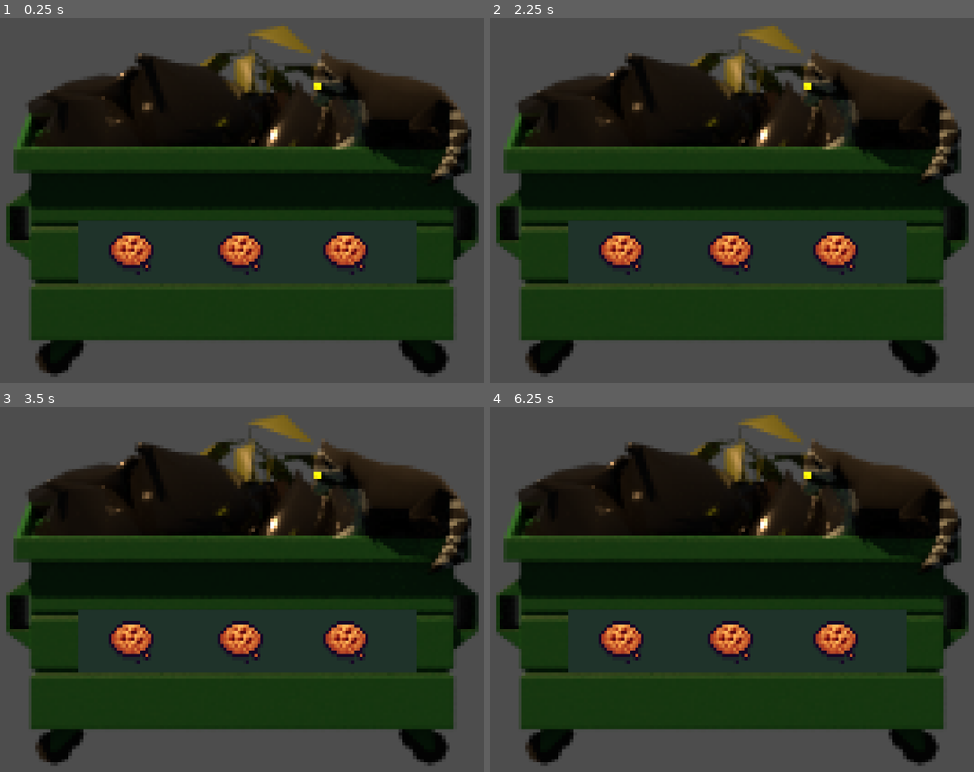
Above: before the commit, frames 1-4 (two rows, left to right).
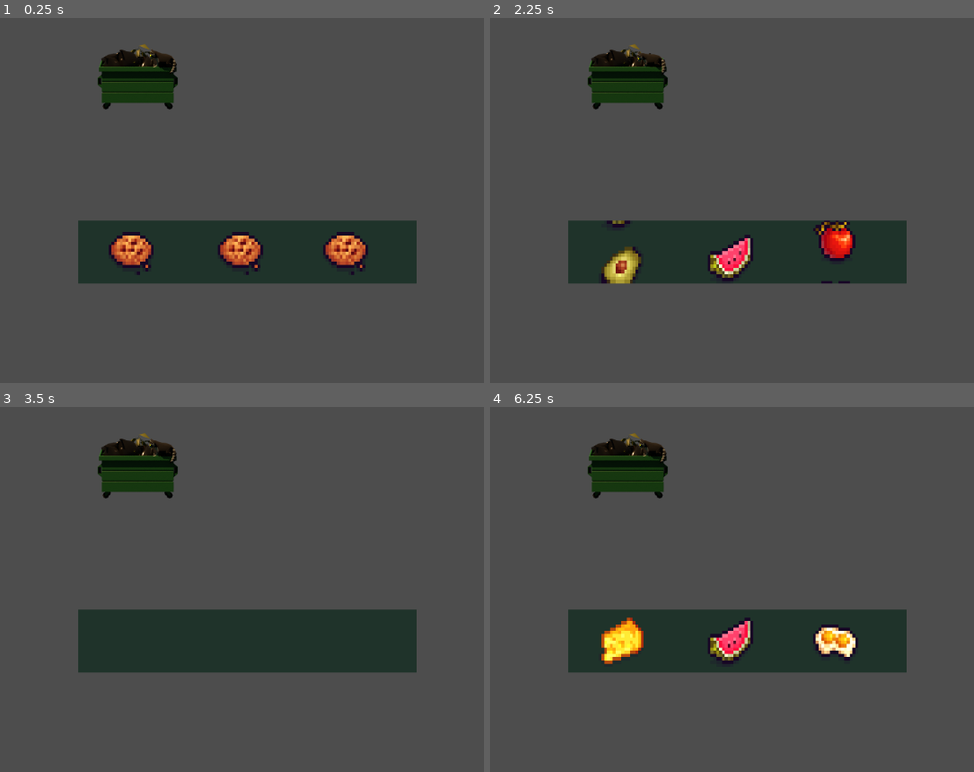
Above: after the commit, the same moments.

Repository: pudgypoultry/brackeysjam2025
Game: Godot game, scene res://Sandboxes/AustinsSandbox/test_scene.tscn
Same seed, same stepped clock (60 frames per second), same inputs: the game is played once before the commit and once after it.
Inputs:
- Up to frame 1 (0.25 s): no input
- Up to frame 2 (2.25 s): tap Enter (ui_accept) at 0.5, 0.6, 0.77, 1.07, 1.25, 1.52, 1.55, 1.82, 2 s; hold D (MoveRight) 0.53-1.28 s; hold S (MoveDown) 1.28-2.03 s; tap E (Interact) at 1.35 s; hold D (MoveRight) from 2.03 s (still down); hold Space (Spin Slot Machine) from 2.03 s (still down)
- Up to frame 3 (3.5 s): tap Enter (ui_accept) at 2.3, 2.75, 2.85, 3.02, 3.32 s; release D (MoveRight) at 2.78 s; release Space (Spin Slot Machine) at 2.78 s; hold W (MoveUp) from 2.78 s (still down)
- Up to frame 4 (6.25 s): tap Enter (ui_accept) at 3.5, 3.77, 3.8, 4.07, 4.25, 4.52, 4.55, 4.82, 5.1, 6.02, 6.05 s; release W (MoveUp) at 3.53 s; hold A (MoveLeft) 3.53-5.03 s; tap E (Interact) at 3.6, 5.85 s; tap Space (Spin Slot Machine) at 4.35 s; hold S (MoveDown) 5.03-5.78 s; hold D (MoveRight) from 5.78 s (still down)

The runs differ from the first frame. In frame 1, 57% of the frame differs, in the area x 1-99%, y 2-99%; in frame 2, 60%; in frame 3, 59%; in frame 4, 59%.
Error before the commit: Attempt to call function 'play_anim' in base 'null instance' on a null instance. (res://Scenes/SlotMachine/slot_machine_ctrl.gd:43)
Error after the commit: Invalid assignment of property or key 'text' with value of type 'String' on a base object of type 'null instance'. (res://Scenes/SlotMachine/slot_machine_ctrl.…

Commit message:
Added soundbites in austinsjam SOUNDS

Diff:
--- a/Sandboxes/AustinsSandbox/test_scene.tscn
+++ b/Sandboxes/AustinsSandbox/test_scene.tscn
@@ -2,16 +2,11 @@
 
 [ext_resource type="Script" uid="uid://r4jy5r7ac2d2" path="res://Scenes/SlotMachine/slot_machine_ctrl.gd" id="1_hdddn"]
 [ext_resource type="PackedScene" uid="uid://yilwpgirg4m0" path="res://Scenes/SlotMachine/slot_column.tscn" id="2_fo4gc"]
-[ext_resource type="Texture2D" uid="uid://cjrwtsj6x6knd" path="res://BlenderFiles/slotmachine_backdrop.png" id="2_hdddn"]
 [ext_resource type="Texture2D" uid="uid://d8vqm6f4cffu" path="res://Assets/slot_mask.png" id="3_e4nd7"]
+[ext_resource type="PackedScene" uid="uid://cqag4oi2fb80b" path="res://Scenes/SlotMachine/dumpster_sprite.tscn" id="5_n765e"]
 
 [node name="Slot_machine" type="Node2D"]
 script = ExtResource("1_hdddn")
-
-[node name="Sprite2D" type="Sprite2D" parent="."]
-position = Vector2(542, 296)
-scale = Vector2(5.88281, 5.35938)
-texture = ExtResource("2_hdddn")
 
 [node name="Slot_mask" type="Sprite2D" parent="."]
 self_modulate = Color(0.1234, 0.198644, 0.164185, 1)
@@ -31,3 +26,5 @@
 [node name="SlotColumn3" parent="Slot_mask" instance=ExtResource("2_fo4gc")]
 position = Vector2(229.572, -1.32272)
 scale = Vector2(7, 7)
+
+[node name="DumpsterSprite" parent="." instance=ExtResource("5_n765e")]
--- a/Scenes/SlotMachine/dumpster_sprite.tscn
+++ b/Scenes/SlotMachine/dumpster_sprite.tscn
@@ -44,6 +44,7 @@
 script = ExtResource("1_abi3o")
 
 [node name="Sprite2D" type="Sprite2D" parent="."]
+position = Vector2(386, 142)
 texture = ExtResource("1_rtdjo")
 hframes = 4
 vframes = 5
--- a/Scenes/test_scene.tscn
+++ /dev/null
@@ -1,284 +0,0 @@
-[gd_scene load_steps=4 format=3 uid="uid://bnnktfurtujvx"]
-
-[ext_resource type="Texture2D" uid="uid://co0lbw8ip1brg" path="res://Assets/Food.png" id="3_50ct6"]
-
-[sub_resource type="GDScript" id="GDScript_r5l72"]
-script/source = "extends Node2D
-class_name SlotMachineController
-
-@onready var reel1: SlotsLogic = $Slot1
-@onready var reel2: SlotsLogic = $Slot2
-@onready var reel3: SlotsLogic = $Slot3
-var reels: Array[SlotsLogic]
-
-@export var spin_time: float = 1.5
-@export var stop_gap: float = 0.3
-
-var _spinning: bool = false
-var _finished_count: int = 0
-var _results: Array[int] = []
-
-func _ready() -> void:
-	randomize()
-	reels = [reel1, reel2, reel3]
-	for i in reels.size():
-		reels[i].slot_id = i
-		reels[i].roll_finished.connect(_on_reel_finished)
-	_results.resize(reels.size())
-	if Engine.has_singleton(\"SignalBank\"):
-		SignalBank.rollFinished.connect(_on_reel_finished)
-
-func _unhandled_input(event: InputEvent) -> void:
-	if event.is_action_pressed(\"ui_accept\") and not _spinning:
-		start_spin()
-
-func start_spin() -> void:
-	_spinning = true
-	var delay: float = 0.0
-	for i in reels.size():
-		var duration: float = spin_time + delay
-		if Engine.has_singleton(\"SignalBank\"):
-			SignalBank.startRoll.emit(i, duration)
-		reels[i].start_roll()
-		delay += stop_gap
-	_finish_spin()
-
-func _finish_spin() -> void:
-	var delay: float = 0.0
-	for i in reels.size():
-		var r: SlotsLogic = reels[i]
-		var rows: int = max(1, r.get_row_count())
-		var target_row: int = randi_range(0, rows - 1)
-		_stop_one(r, target_row, delay)
-		delay += stop_gap
-
-func _stop_one(r: SlotsLogic, target_row: int, delay: float) -> void:
-	await get_tree().create_timer(spin_time + delay).timeout
-	var settle: float = 0.25 + delay * 0.2
-	r.stop_to_symbol(target_row, settle)
-
-func _on_reel_finished(slot_id: int, result: int) -> void:
-	_results[slot_id] = result
-	var name := reels[slot_id].get_row_label(result)
-	print(\"Slot \", slot_id + 1, \": index=\", result, \" -> \", name)
-	_finished_count += 1
-	if _finished_count == reels.size():
-		_finished_count = 0
-		_spinning = false
-		print(\"Spin result (idx): \", _results)
-		var names := []
-		for i in reels.size():
-			names.append(reels[i].get_row_label(_results[i]))
-		print(\"Spin result (names): \", names)
-"
-
-[sub_resource type="GDScript" id="GDScript_dxkig"]
-script/source = "extends Node2D
-class_name SlotsLogic
-signal roll_finished(slot_id: int, result: int)
-
-@export var speed: float = 900.0
-@export var settle_time: float = 0.25
-@export var sprite: Sprite2D
-@export var stop_anchor: Node2D
-@export var slot_id: int = 0
-@export var first_column: int = 0
-@export var row_labels: PackedStringArray = []
-
-var tween: Tween
-var rolling: bool = false
-var rows: int = 1
-var cols: int = 1
-var eff_cell: float = 0.0
-var loop_span: float = 0.0
-var anchor_global_y: float = 0.0
-var last_result: int = -1
-
-var strip_sprites: Array[Sprite2D] = []
-var strip_length: int = 6
-
-func _ready() -> void:
-	if sprite == null:
-		for c in get_children():
-			if c is Sprite2D:
-				sprite = c
-				break
-	if stop_anchor == null:
-		stop_anchor = get_node_or_null(\"stopanchor\")
-	if sprite == null:
-		push_error(\"slotslogic.gd: no Sprite2D child found\")
-		set_process(false)
-		return
-
-	sprite.centered = true
-	sprite.offset = Vector2.ZERO
-	sprite.region_enabled = false
-
-	cols = max(1, sprite.hframes)
-	rows = max(1, sprite.vframes)
-	first_column = clamp(first_column, 0, cols - 1)
-
-	var tex_h: float = sprite.texture.get_height() if sprite.texture else 0.0
-	var base_cell_h: float = (tex_h / float(rows)) if rows > 0 else 0.0
-	eff_cell = base_cell_h * max(0.0001, abs(sprite.scale.y))
-	if eff_cell <= 0.0:
-		eff_cell = 16.0
-
-	loop_span = eff_cell * float(rows)
-
-	anchor_global_y = stop_anchor.global_position.y if stop_anchor != null else sprite.global_position.y
-	sprite.global_position.y = round(anchor_global_y)
-
-	_create_strip()
-
-func _create_strip() -> void:
-	for strip_sprite in strip_sprites:
-		if is_instance_valid(strip_sprite):
-			strip_sprite.queue_free()
-	strip_sprites.clear()
-
-	strip_sprites.append(sprite)
-
-	for i in range(1, strip_length):
-		var new_sprite = Sprite2D.new()
-		new_sprite.texture = sprite.texture
-		new_sprite.hframes = sprite.hframes
-		new_sprite.vframes = sprite.vframes
-		new_sprite.frame = sprite.frame
-		new_sprite.centered = sprite.centered
-		new_sprite.offset = sprite.offset
-		new_sprite.scale = sprite.scale
-		new_sprite.region_enabled = sprite.region_enabled
-
-		new_sprite.global_position = sprite.global_position
-		if i <= 3:
-			new_sprite.global_position.y -= eff_cell * i
-		else:
-			new_sprite.global_position.y += eff_cell * (i - 3)
-
-		add_child(new_sprite)
-		strip_sprites.append(new_sprite)
-
-func _update_strip_positions(delta: float) -> void:
-	for i in range(strip_sprites.size()):
-		var strip_sprite = strip_sprites[i]
-		var base: float = anchor_global_y
-		var y: float = strip_sprite.global_position.y + speed * delta
-		var wrapped: float = base + fposmod(y - base, loop_span)
-		strip_sprite.global_position.y = wrapped
-
-		var row_index: int = int(floor(fposmod(strip_sprite.global_position.y - base, loop_span) / eff_cell)) % rows
-		_set_sprite_row(strip_sprite, row_index)
-
-func _set_sprite_row(sprite_to_update: Sprite2D, row_index: int) -> void:
-	if cols * rows <= 1:
-		return
-	row_index = clamp(row_index, 0, rows - 1)
-	var frame_index: int = row_index * cols + first_column
-	sprite_to_update.frame = frame_index
-
-func get_row_count() -> int:
-	return rows
-
-func get_row_label(row: int) -> String:
-	var n := get_row_count()
-	if row_labels.size() >= n:
-		return row_labels[clamp(row, 0, n - 1)]
-	return str(row)
-
-func _set_row(row_index: int) -> void:
-	for strip_sprite in strip_sprites:
-		_set_sprite_row(strip_sprite, row_index)
-
-func start_roll() -> void:
-	rolling = true
-	if tween and tween.is_running():
-		tween.kill()
-
-func _process(delta: float) -> void:
-	if not rolling:
-		return
-
-	_update_strip_positions(delta)
-
-func stop_to_symbol(target_row: int, settle_time_override: float = -1.0) -> void:
-	rolling = false
-	if tween and tween.is_running():
-		tween.kill()
-
-	last_result = target_row % rows
-	_set_row(last_result)
-
-	var t: float = settle_time if settle_time_override < 0.0 else settle_time_override
-
-	tween = create_tween().set_trans(Tween.TRANS_SINE).set_ease(Tween.EASE_OUT)
-
-	for i in range(strip_sprites.size()):
-		var strip_sprite = strip_sprites[i]
-		var final_pos: Vector2 = strip_sprite.global_position
-		if i == 0:
-			final_pos.y = round(anchor_global_y)
-		elif i <= 3:
-			final_pos.y = round(anchor_global_y - (eff_cell * i))
-		else:
-			final_pos.y = round(anchor_global_y + (eff_cell * (i - 3)))
-		tween.parallel().tween_property(strip_sprite, \"global_position\", final_pos, t)
-
-	await tween.finished
-	tween = null
-
-	var visible_row: int = last_result
-	roll_finished.emit(slot_id, visible_row)
-	if Engine.has_singleton(\"SignalBank\"):
-		SignalBank.rollFinished.emit(slot_id, visible_row)
-"
-
-[node name="Slotmachine" type="Node2D"]
-script = SubResource("GDScript_r5l72")
-spin_time = null
-stop_gap = null
-
-[node name="Slot1" type="Node2D" parent="."]
-script = SubResource("GDScript_dxkig")
-speed = null
-settle_time = null
-slot_id = null
-first_column = null
-row_labels = null
-
-[node name="Sprite2D" type="Sprite2D" parent="Slot1"]
-position = Vector2(324, 472)
-scale = Vector2(-4.71748, 2.28433)
-texture = ExtResource("3_50ct6")
-region_enabled = true
-region_rect = Rect2(0, 0, 16.8892, 128.333)
-
-[node name="Slot2" type="Node2D" parent="."]
-script = SubResource("GDScript_dxkig")
-speed = null
-settle_time = null
-slot_id = null
-first_column = null
-row_labels = null
-
-[node name="Sprite2D" type="Sprite2D" parent="Slot2"]
-position = Vector2(722, 469)
-scale = Vector2(-4.71748, 2.28433)
-texture = ExtResource("3_50ct6")
-region_enabled = true
-region_rect = Rect2(0, 0, 16.8892, 128.333)
-
-[node name="Slot3" type="Node2D" parent="."]
-script = SubResource("GDScript_dxkig")
-speed = null
-settle_time = null
-slot_id = null
-first_column = null
-row_labels = null
-
-[node name="Sprite2D" type="Sprite2D" parent="Slot3"]
-position = Vector2(527, 472)
-scale = Vector2(-4.71748, 2.28433)
-texture = ExtResource("3_50ct6")
-region_enabled = true
-region_rect = Rect2(0, 0, 16.8892, 128.333)
Not shown, added: Sandboxes/AustinsSandbox/Austinsjam/SOUNDS/AMBIENCE/birds.wav.import
Not shown, added: Sandboxes/AustinsSandbox/Austinsjam/SOUNDS/AMBIENCE/campfire.wav.import
Not shown, added: Sandboxes/AustinsSandbox/Austinsjam/SOUNDS/AMBIENCE/dishes clank.wav.import
Not shown, added: Sandboxes/AustinsSandbox/Austinsjam/SOUNDS/ANIMALS/dogbarkbackyard.wav.import
Not shown, added: Sandboxes/AustinsSandbox/Austinsjam/SOUNDS/ANIMALS/dogclose.wav.import
Not shown, added: Sandboxes/AustinsSandbox/Austinsjam/SOUNDS/ANIMALS/dogclosest.wav.import
Not shown, added: Sandboxes/AustinsSandbox/Austinsjam/SOUNDS/ANIMALS/raccoonfootstep.wav.import
Not shown, added: Sandboxes/AustinsSandbox/Austinsjam/SOUNDS/ANIMALS/raccoonscreech.wav.import
Not shown, added: Sandboxes/AustinsSandbox/Austinsjam/SOUNDS/HUMAN/getoverhere.wav.import
Not shown, added: Sandboxes/AustinsSandbox/Austinsjam/SOUNDS/HUMAN/runnning.wav.import
Not shown, added: Sandboxes/AustinsSandbox/Austinsjam/SOUNDS/HUMAN/stop.wav.import
Not shown, added: Sandboxes/AustinsSandbox/Austinsjam/SOUNDS/HUMAN/walkinggrass.wav.import
(and 81 more such lines)
